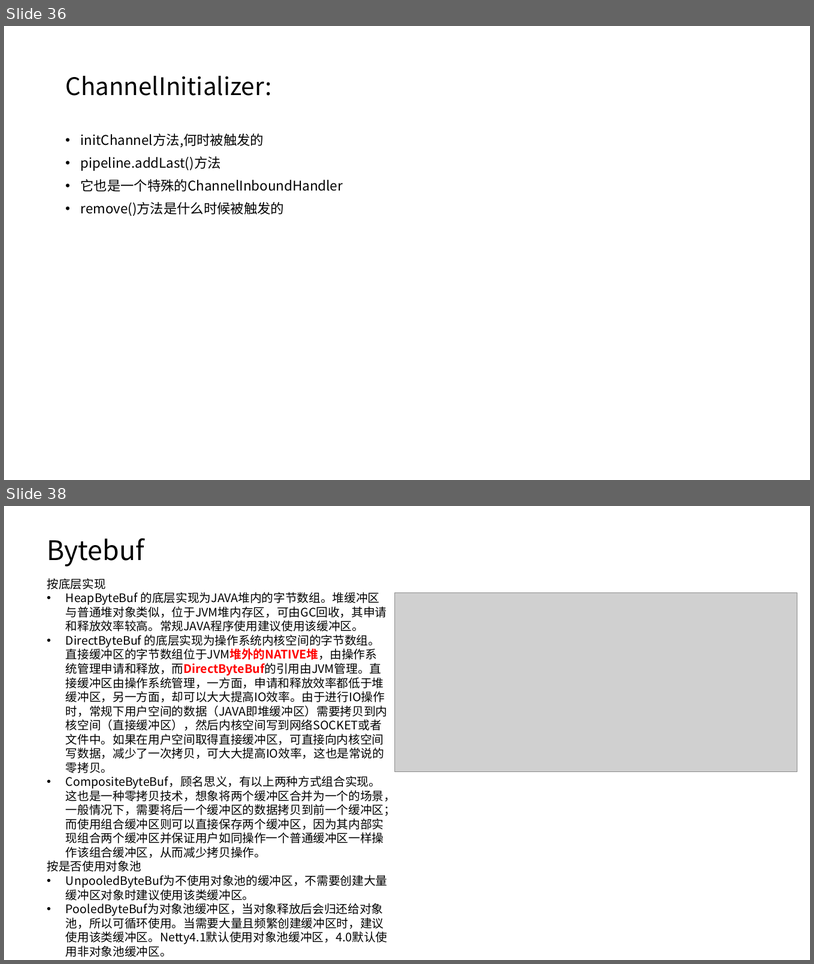
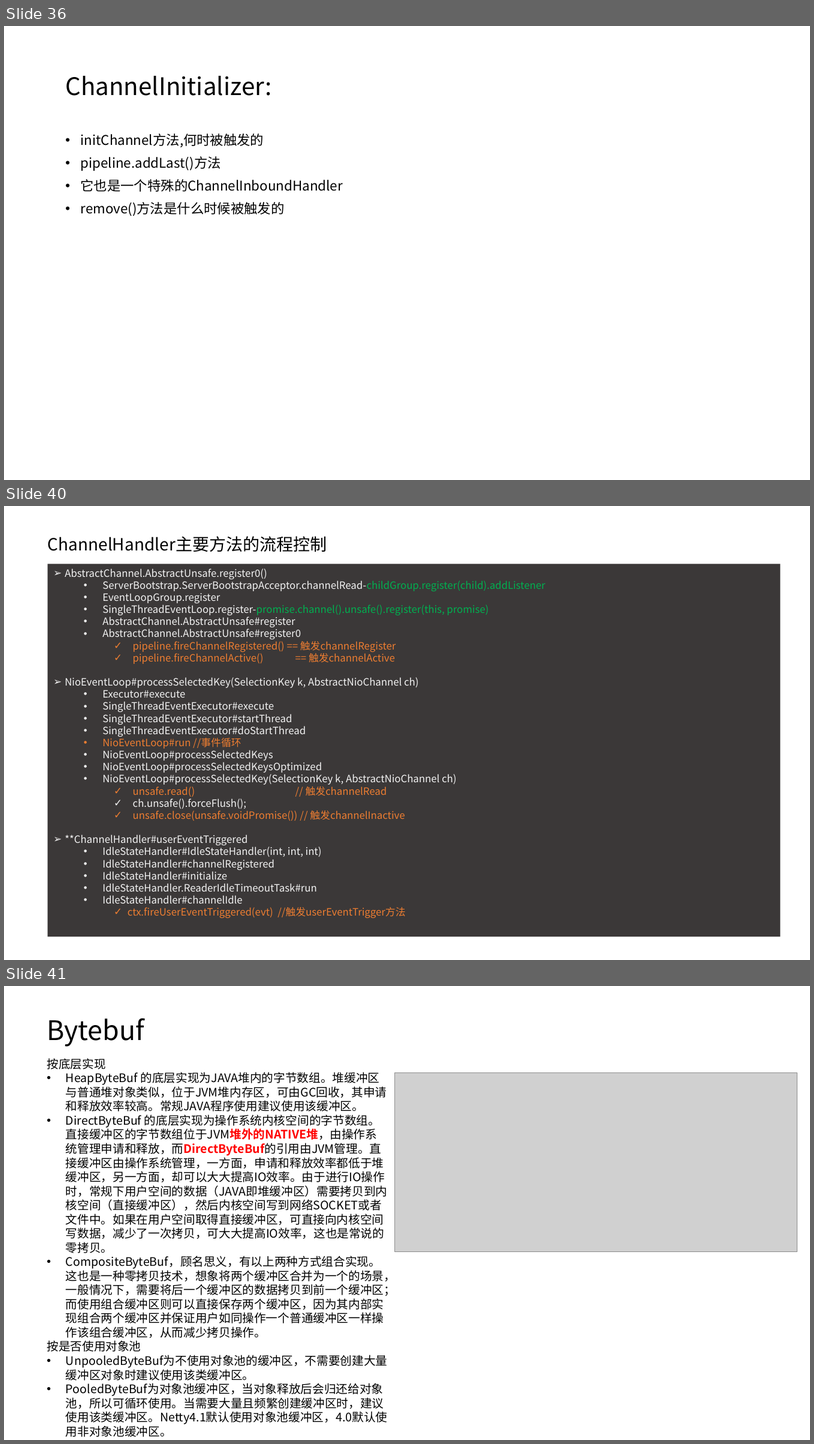
Before and after one commit to taomee517/netty-notes, a slide deck: Netty分享.pptx. Shown one above the other, each under a label of ours: slides 36 and 38 before the commit, slides 36, 40 and 41 after it; the slides between them are not shown. The pictures are 814x964 and 814x1444 pixels, drawn with LibreOffice and Linux fonts; fonts in the diff are those of the drawing; grey boxes stand for pictures. Boxes give left, top, right and bottom in pixels: in the first picture for what was removed or moved away, otherwise in the second. Text is boxed around its words. In the diff, an @@ line names an element or a change of style, - is before the commit and + after.

Commit message:
具象化acceptor项目的ctx链表，解读ChannelHandler的各主要方法被调用的时机

```diff
--- a/Netty分享.pptx
+++ b/Netty分享.pptx
@@ slide 40 added at (4, 506, 810, 960), background #FFFFFF @@
@@ text added at (48, 536, 327, 552), 20 pt, text #000000 @@
+ChannelHandler主要方法的流程控制
@@ rectangle added at (48, 564, 781, 937), fill #3B3838, 12 pt, text #F2F2F2 @@
+➢ AbstractChannel.AbstractUnsafe.register0()
+  • ServerBootstrap.ServerBootstrapAcceptor.channelRead-childGroup.register(child).addListener
+  • EventLoopGroup.register
+  • SingleThreadEventLoop.register-promise.channel().unsafe().register(this, promise)
+  • AbstractChannel.AbstractUnsafe#register
+  • AbstractChannel.AbstractUnsafe#register0
+    ✓ pipeline.fireChannelRegistered() == 触发channelRegister
+    ✓ pipeline.fireChannelActive() == 触发channelActive
+➢ NioEventLoop#processSelectedKey(SelectionKey k, AbstractNioChannel ch)
+  • Executor#execute
+  • SingleThreadEventExecutor#execute
+  • SingleThreadEventExecutor#startThread
+  • SingleThreadEventExecutor#doStartThread
+  • NioEventLoop#run //事件循环
+  • NioEventLoop#processSelectedKeys
+  • NioEventLoop#processSelectedKeysOptimized
+  • NioEventLoop#processSelectedKey(SelectionKey k, AbstractNioChannel ch)
+    ✓ unsafe.read() // 触发channelRead
+    ✓ ch.unsafe().forceFlush();
+    ✓ unsafe.close(unsafe.voidPromise()) // 触发channelInactive
+➢ **ChannelHandler#userEventTriggered
+  • IdleStateHandler#IdleStateHandler(int, int, int)
+  • IdleStateHandler#channelRegistered
+  • IdleStateHandler#initialize
+  • IdleStateHandler.ReaderIdleTimeoutTask#run
+  • IdleStateHandler#channelIdle
+    ✓ ctx.fireUserEventTriggered(evt) //触发userEventTrigger方法
@@ what was slide 38 is now slide 41 @@
```
Also in this commit, not shown: 1 slide changed, 3 other slides added, 1 slide removed.
